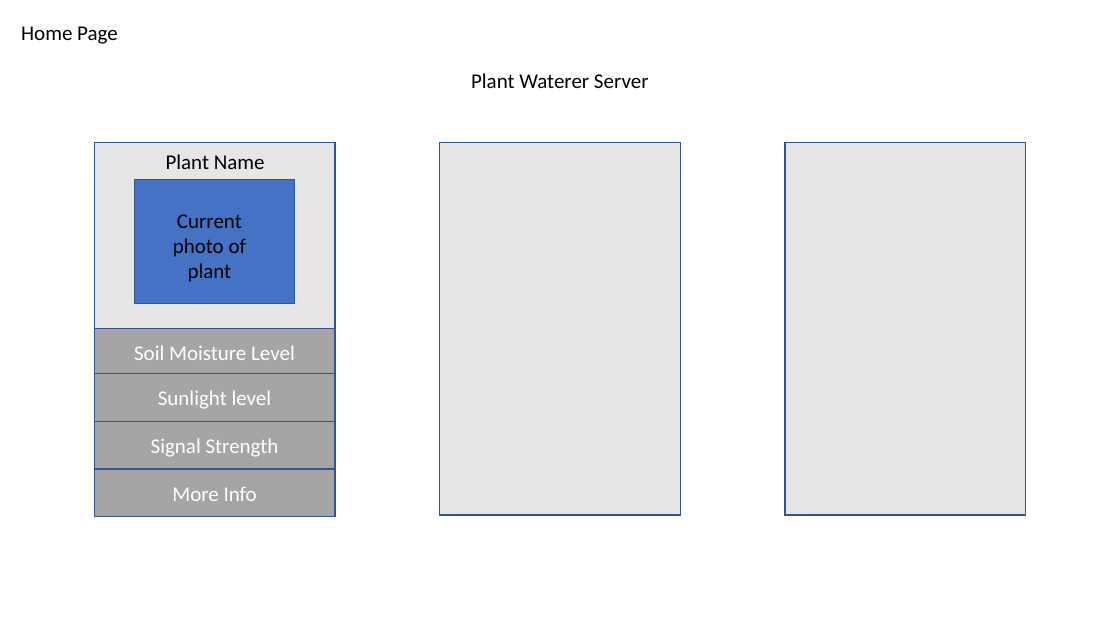
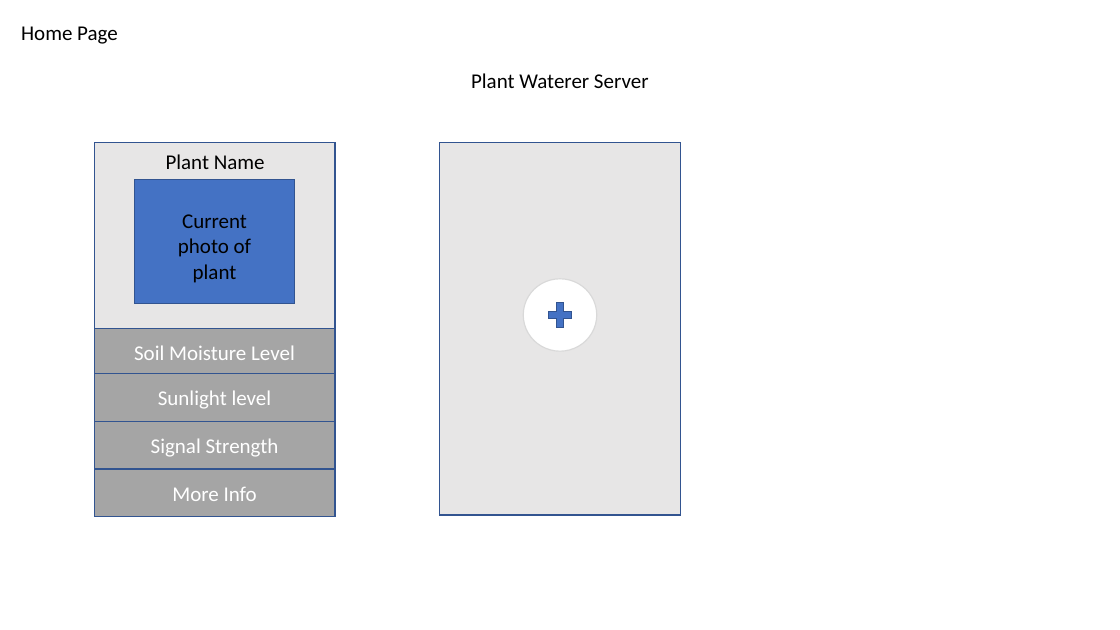
Before and after one commit to CireMarkus/auto-plant-waterer, a slide deck: slide 1 of Protyping of website.pptx. Drawn at 1120x630 pixels with LibreOffice and Linux fonts; fonts in the diff are those of the drawing. Boxes give left, top, right and bottom in pixels: in the first picture for what was removed or moved away, otherwise in the second. Text is boxed around its words. In the diff, an @@ line names an element or a change of style, - is before the commit and + after.

```diff
--- a/Protyping of website.pptx
+++ b/Protyping of website.pptx
@@ rectangle removed at bbox=[786, 142, 1027, 515] @@
@@ text "Current photo of plant": place and size @@
-text "Current photo of plant" at bbox=[173, 214, 246, 282]
+text "Current photo of plant" at bbox=[178, 214, 251, 283]
@@ ellipse added at bbox=[523, 279, 597, 351], fill #FFFFFF, outline #D9D9D9 1 pt @@
@@ plus sign added at bbox=[544, 298, 576, 332], fill #4472C4, outline #325491 1 pt @@
```
Also in this commit, not shown: 1 other slide changed.
